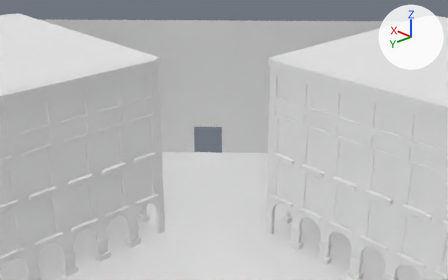
Renders of the Blender file Desi Y Ofelia/Assets/lvl3wall.blend from each side of a commit.
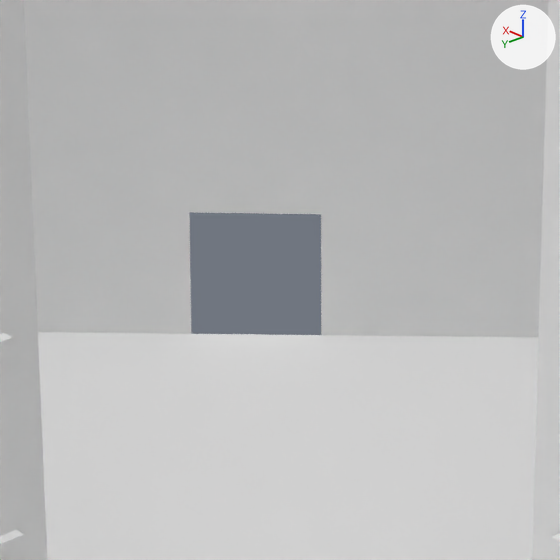
Each version appears first from a 50 mm lens placed at (-33.0, 28.6, 47.8), pointed at (45.4, -45.1, 2.7), and next in a close-up on the part from 34% to 61% of the width and 29% to 71% of the height. Arrows for +X, +Y and +Z are at upper right; the lights stay in place. The close-ups show mesh edges as thin lines.

Names of what the first close-up shows: 'Buildings'.
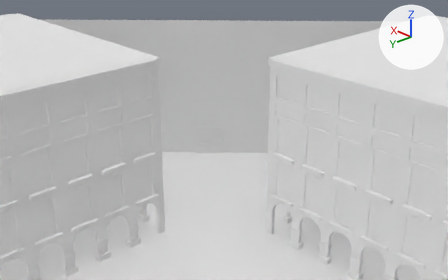
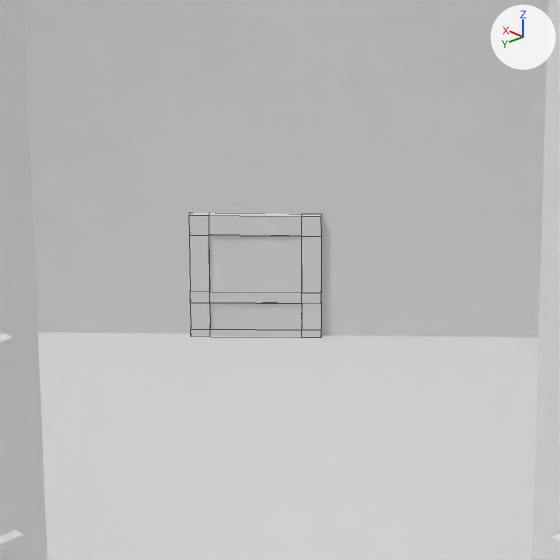
What differs and where, as boxes (x1, y1, x2, y2) in the close-ups (560 x 560 px):
'door', added
    after: (189, 213, 321, 337)

The edits, one by one:
Material 'Level3_Floor.001' (mat_level3_floor_001) is new.
Its base color is (0.8, 0.8, 0.8) (white #e7e7e7).
Mesh me_plane_000 is new.
It has 64 vertices, 62 faces and spans x -0.479..-0.184, y 0.836..1.13, z -1.536..-1.519.
It uses material mat_level3_floor_001 (white #e7e7e7).
Object 'door' (ob_door) is new; it shows me_plane_000.
Its location is (40.58, -11.44, -3.19).
Its rotation in degrees is (45, 90, 0).
Its delta rotation in degrees is (0.0, 0.0, 3.142).
Its scale is (17.8, 17.8, 17.8).
